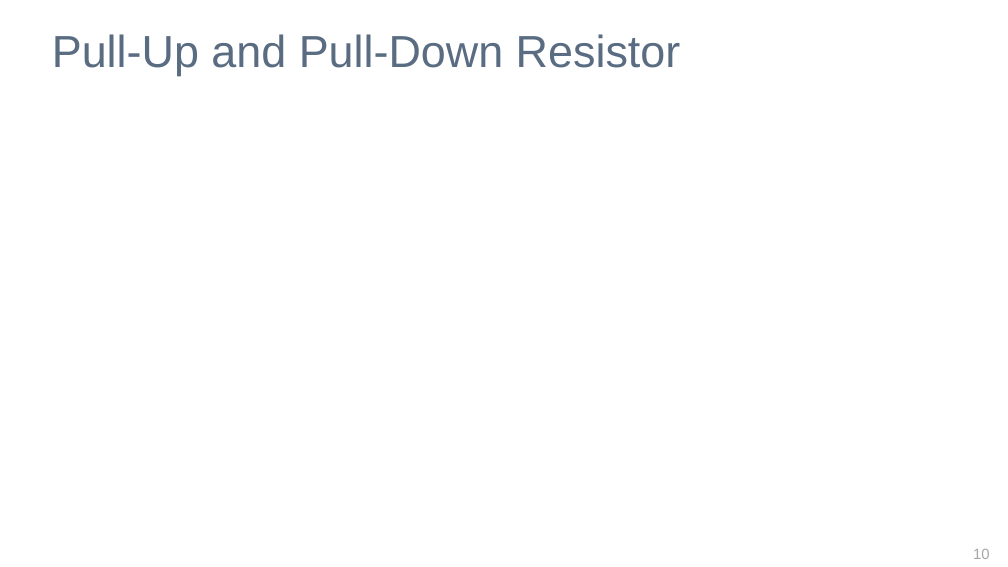
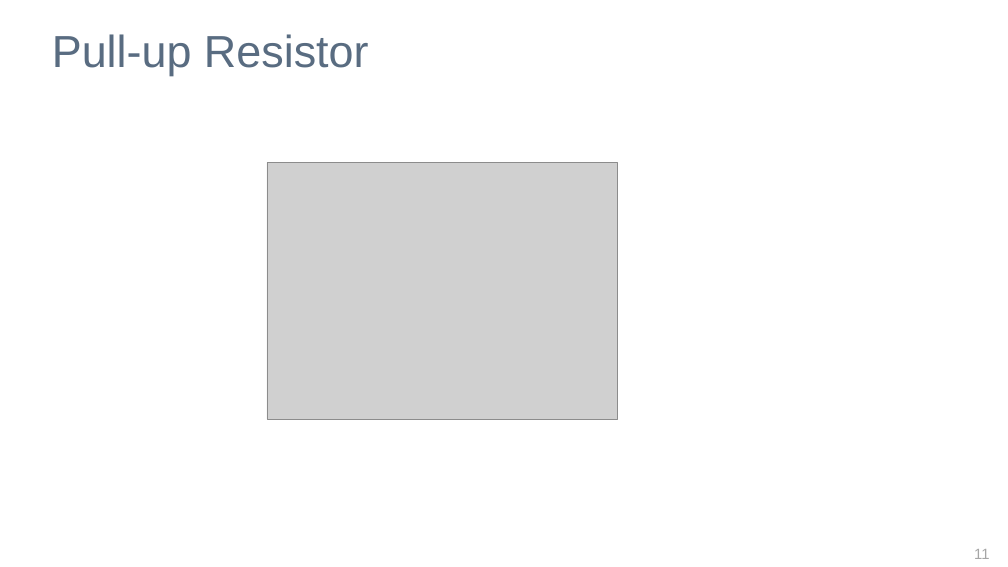
Before and after one commit to outofjungle/YahooOpenHack2013, a slide deck: slide 11 of y-hack-Sunnyvale-2013-workshop.pptx (slide 10 before the commit). Drawn at 1008x567 pixels with LibreOffice and Linux fonts; fonts in the diff are those of the drawing; grey boxes stand for pictures; background and template pictures are left out. Boxes give left, top, right and bottom in pixels: in the first picture for what was removed or moved away, otherwise in the second. Text is boxed around its words. In the diff, an @@ line names an element or a change of style, - is before the commit and + after.

Commit message:
added images to slides

```diff
--- a/y-hack-Sunnyvale-2013-workshop.pptx
+++ b/y-hack-Sunnyvale-2013-workshop.pptx
@@ title at (52, 34, 369, 76): text changed @@
-Pull-Up and Pull-Down Resistor
+Pull-up Resistor
@@ picture added at (267, 163, 617, 419) @@
@@ page number at (974, 549, 989, 559): text changed @@
-10
+11
```
Also in this commit, not shown: 7 other slides changed, 1 slide added.
